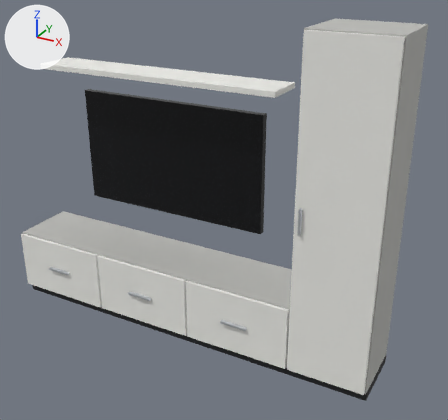
Before and after pictures for a commit that changed the glTF model modeller/tv-2400.glb.
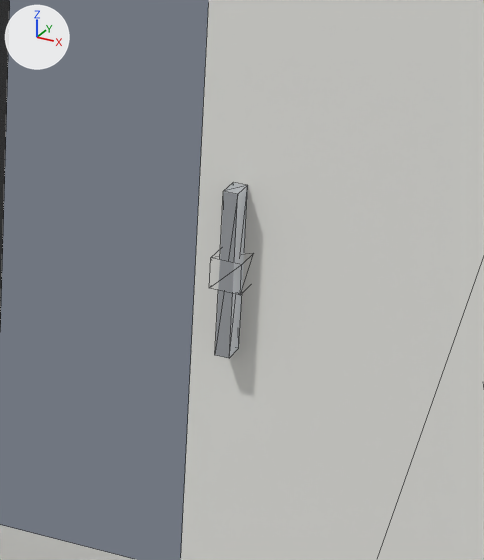
Each version appears first whole from a 50 mm lens placed at (1.805, -3.051, 2.266), pointed at (0.218, -0.165, 0.823), and next in a close-up on the part from 59% to 76% of the width and 43% to 64% of the height. The axes (+X, +Y, +Z) are drawn at upper left. The lights are the same throughout. The older version's two pictures come first. The close-ups show mesh edges as thin lines. Vertices at exactly the same position are counted once.

Names of what the first close-up shows: 'mobilya'.
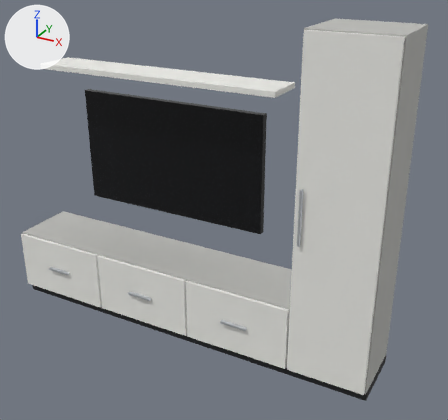
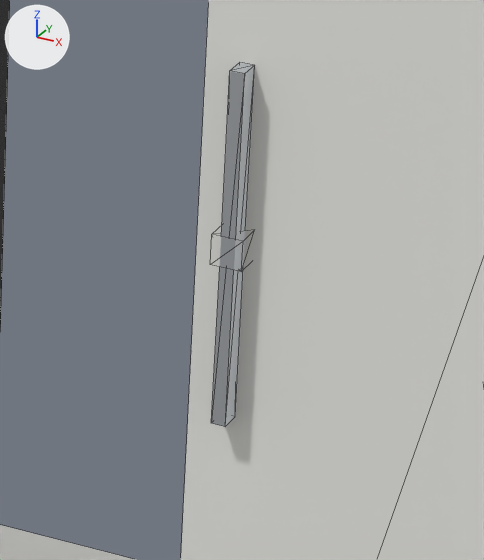
What changed in the scene script:
```text
Change me_mesh_0:
    where me_mesh_0.from_pydata(...)  # 135 vertices, 216 faces; spans x -1.2..1.2, y -0.44..0.0, z 0.0..1.9
    used by ob_mobilya; location = (0.0, 0.0, 0.0)
    me_mesh_0 part 1: the loose piece of 8 vertices spanning x 0.78..0.8, y -0.44..-0.42, z 0.91..1.05 is scaled about its middle by (1, 1, 2.14), then moved by (0.0, 0.0, 0.02)
    me_mesh_0 part 2: the loose piece of 8 vertices spanning x 0.78..0.8, y -0.44..-0.42, z 0.97..0.99 is moved by (0.0, 0.0, 0.02)
```

What differs and where, as boxes [x1, y1, x2, y2] in the close-ups (484 x 560 px; the box of a moved part takes in the faces that stretch with it):
part 1 of me_mesh_0, moved or reshaped
    before: [215, 182, 248, 358]
    after: [211, 62, 255, 427]
part 2 of me_mesh_0, moved or reshaped
    before: [209, 250, 253, 295]
    after: [210, 225, 254, 272]
